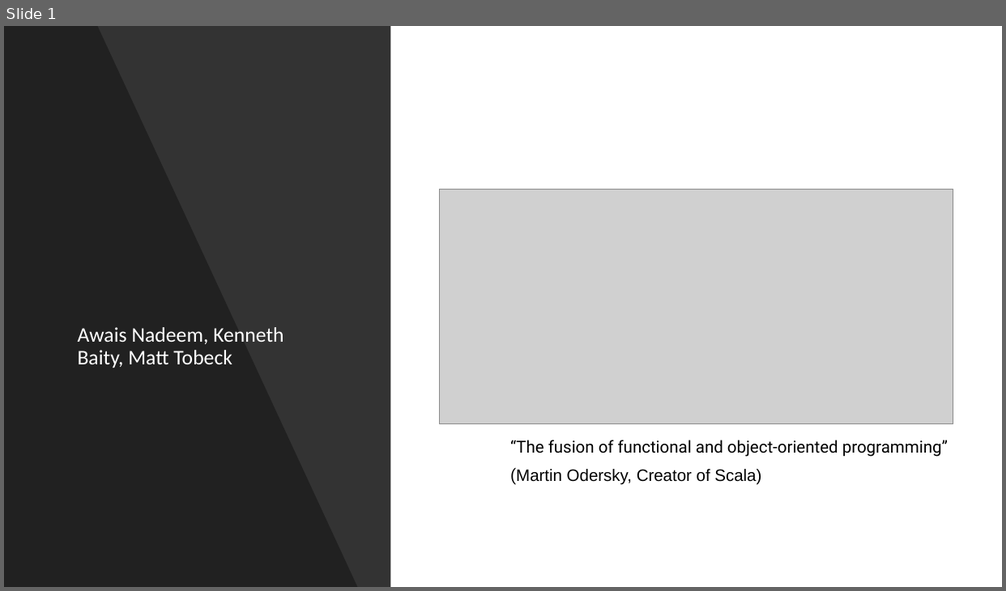
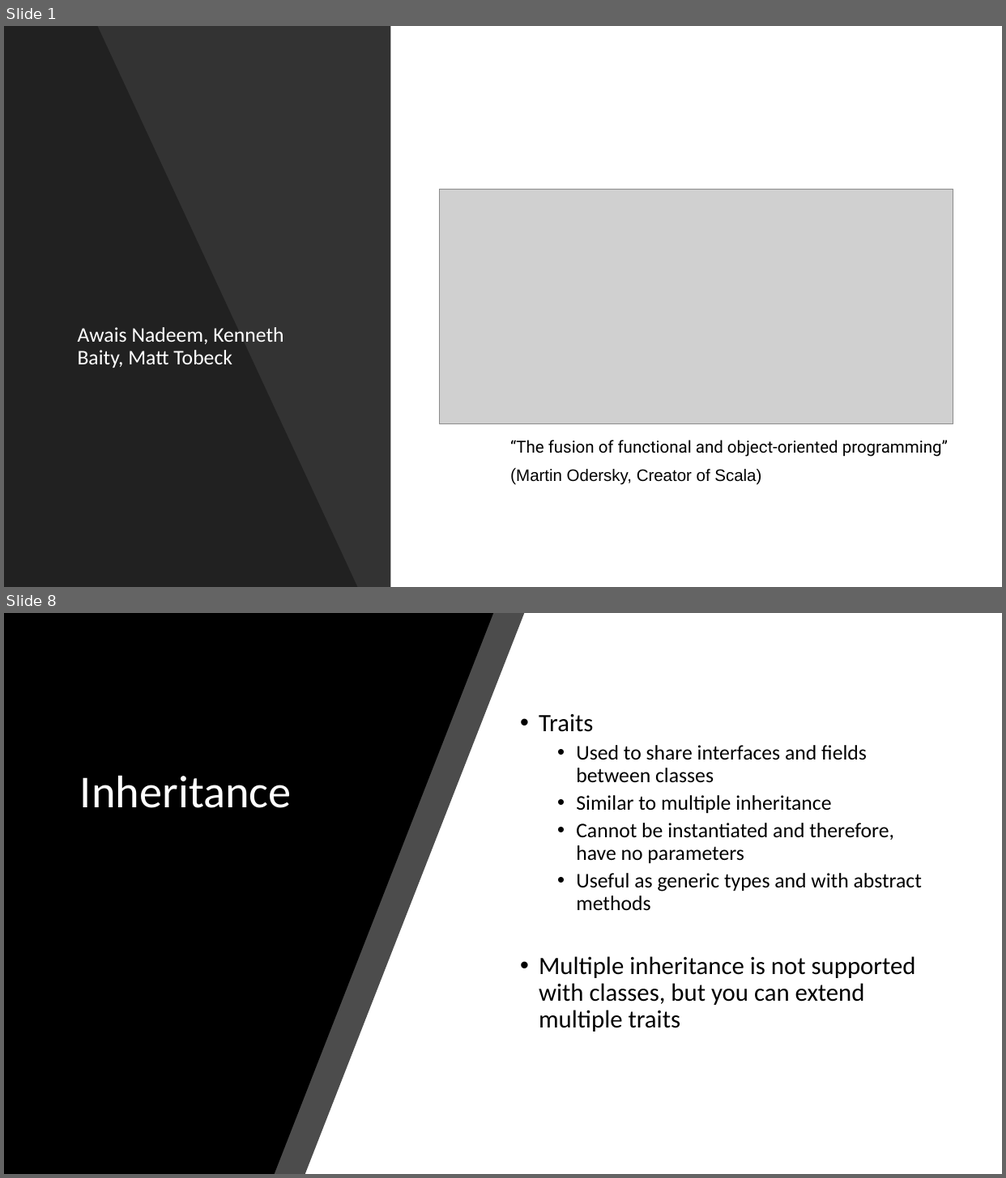
Before and after one commit to anadeem2/IT327ScalaProject, a slide deck: ScalaPresentation.pptx. Shown one above the other, each under a label of ours: slide 1 before the commit, slides 1 and 8 after it; the slides between them are not shown. The pictures are 1006x591 and 1006x1178 pixels, drawn with LibreOffice and Linux fonts; fonts in the diff are those of the drawing; grey boxes stand for pictures. Boxes give left, top, right and bottom in pixels: in the first picture for what was removed or moved away, otherwise in the second. Text is boxed around its words. In the diff, an @@ line names an element or a change of style, - is before the commit and + after.

```diff
--- a/ScalaPresentation.pptx
+++ b/ScalaPresentation.pptx
@@ slide 8 added at <box>4,613,1002,1174</box>, background #FFFFFF @@
@@ freeform shape added at <box>4,613,524,1174</box>, fill #000000 at 70% opacity @@
@@ freeform shape added at <box>4,613,493,1174</box>, fill #000000 @@
@@ text added at <box>539,714,922,1032</box>, 20 pt, text #000000 @@
+• Traits
+  • Used to share interfaces and fields between classes
+  • Similar to multiple inheritance
+  • Cannot be instantiated and therefore, have no parameters
+  • Useful as generic types and with abstract methods
+• Multiple inheritance is not supported with classes, but you can extend multiple traits
@@ title added at <box>80,775,292,808</box>, 44 pt, text #FFFFFF @@
+Inheritance
```
Also in this commit, not shown: 3 slides changed, 11 other slides added, 6 slides removed, 28 other files.
